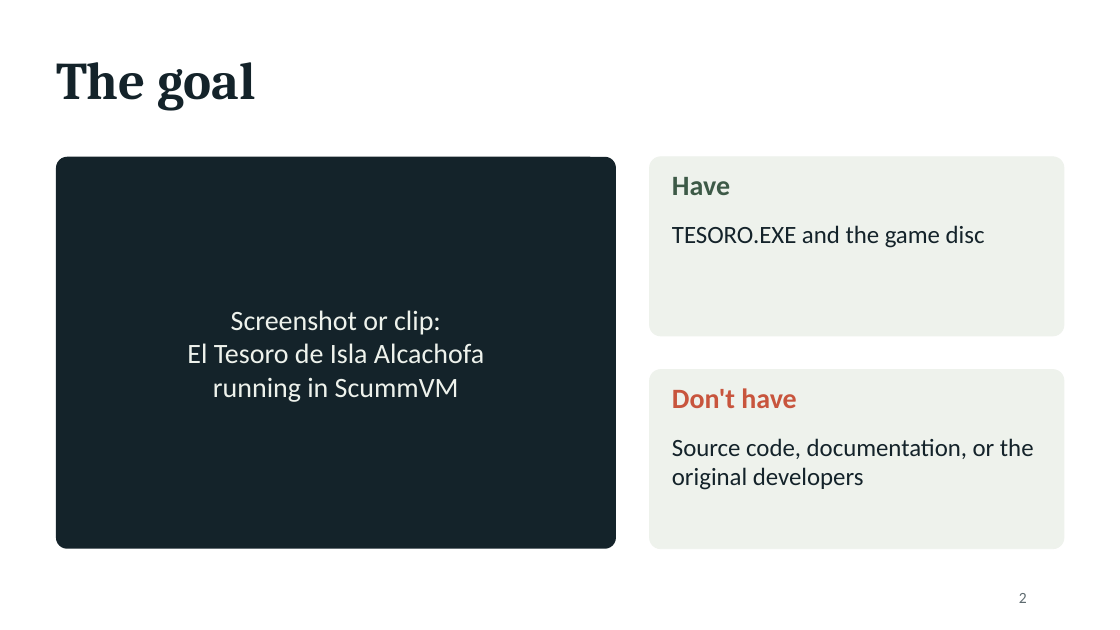
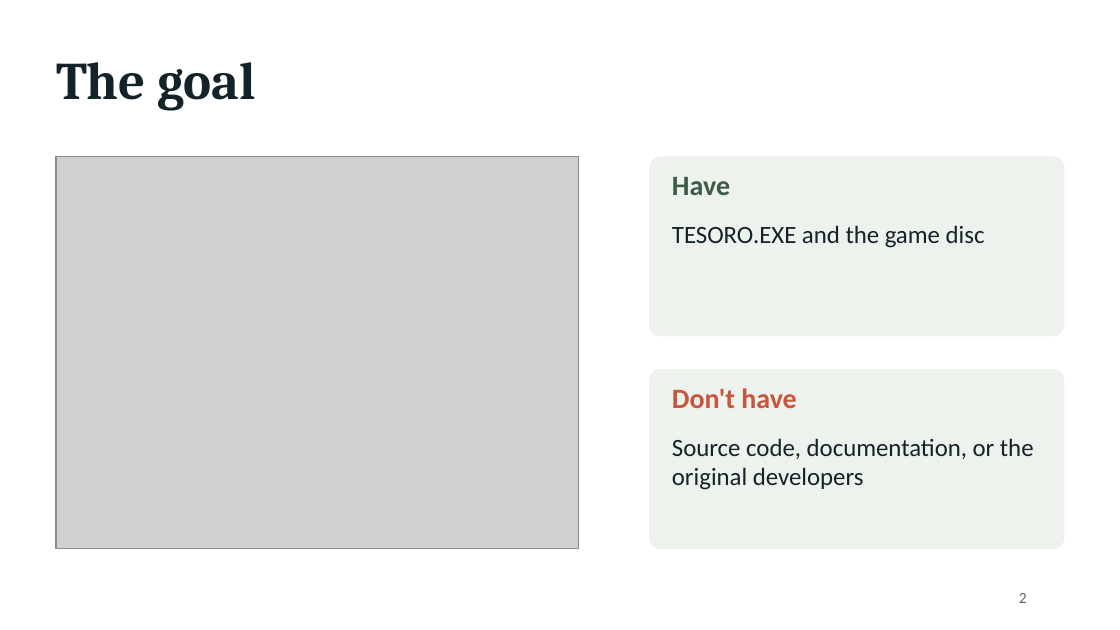
Before and after one commit to kelmer44/tesoro-stuff, a slide deck: slide 2 of prez/tesoro_talk.pptx. Drawn at 1120x630 pixels with LibreOffice and Linux fonts; fonts in the diff are those of the drawing; grey boxes stand for pictures. Boxes give left, top, right and bottom in pixels: in the first picture for what was removed or moved away, otherwise in the second. Text is boxed around its words. In the diff, an @@ line names an element or a change of style, - is before the commit and + after.

```diff
--- a/prez/tesoro_talk.pptx
+++ b/prez/tesoro_talk.pptx
@@ rounded rectangle removed at <box>56,157,616,549</box> @@
@@ picture added at <box>56,157,579,549</box> @@
@@ text removed at <box>187,310,484,402</box> @@
-Screenshot or clip:
-El Tesoro de Isla Alcachofa
-running in ScummVM
```
Also in this commit, not shown: 3 other slides changed, 9 other files.
